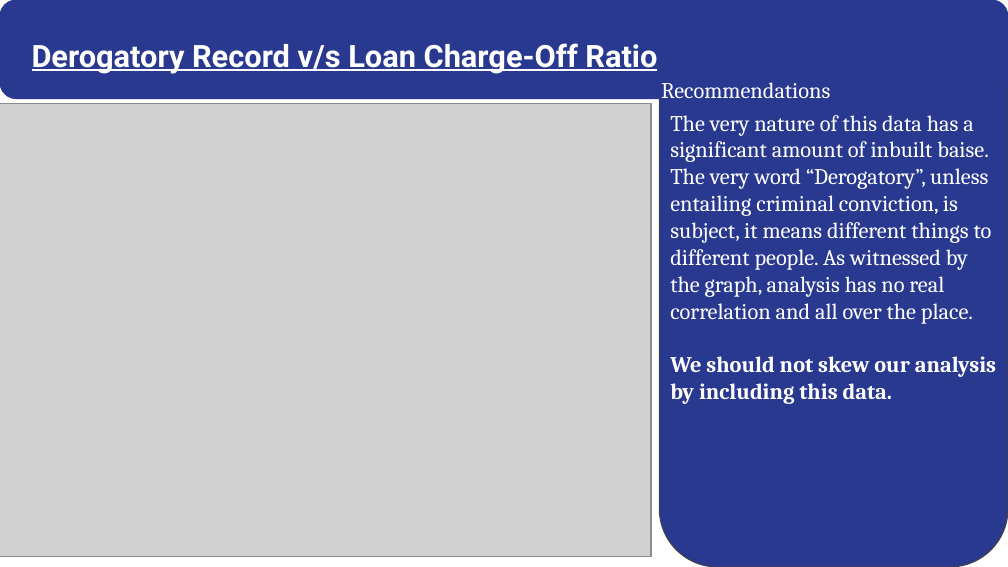
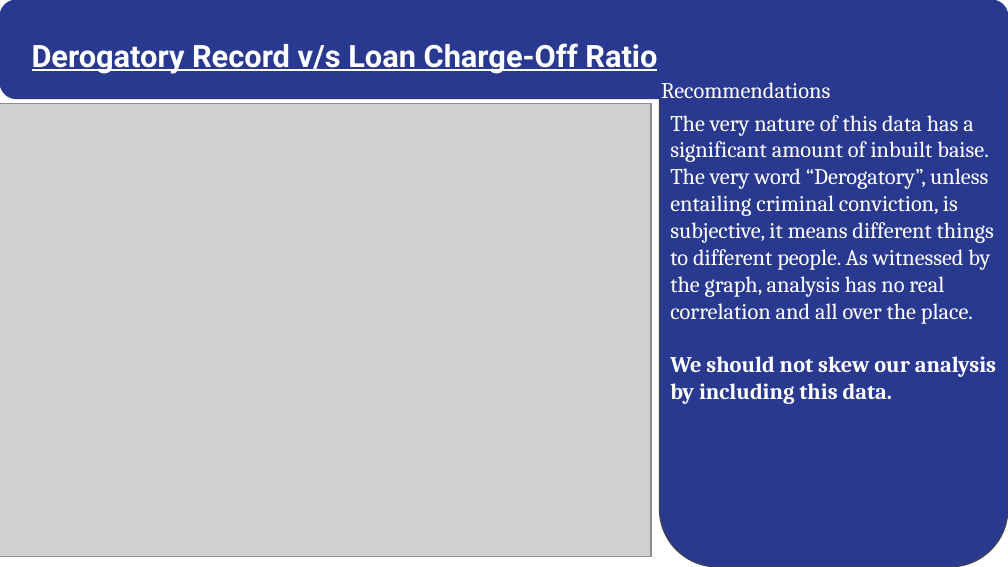
Before and after one commit to abhinavt0681/LendingClubCaseStudy, a slide deck: slide 14 of Group_Facilitator_AbhinavTyagi.pptx. Drawn at 1008x567 pixels with LibreOffice and Linux fonts; fonts in the diff are those of the drawing; grey boxes stand for pictures. Boxes give left, top, right and bottom in pixels: in the first picture for what was removed or moved away, otherwise in the second. Text is boxed around its words. In the diff, an @@ line names an element or a change of style, - is before the commit and + after.

```diff
--- a/Group_Facilitator_AbhinavTyagi.pptx
+++ b/Group_Facilitator_AbhinavTyagi.pptx
@@ text at [670,115,994,324]: text changed @@
-The very nature of this data has a significant amount of inbuilt baise. The very word “Derogatory”, unless entailing criminal conviction, is subject, it means different things to different people. As witnessed by the graph, analysis has no real correlation and all over the place.
+The very nature of this data has a significant amount of inbuilt baise. The very word “Derogatory”, unless entailing criminal conviction, is subjective, it means different things to different people. As witnessed by the graph, analysis has no real correlation and all over the place.
```
Also in this commit, not shown: 7 other slides changed, 1 other file.
